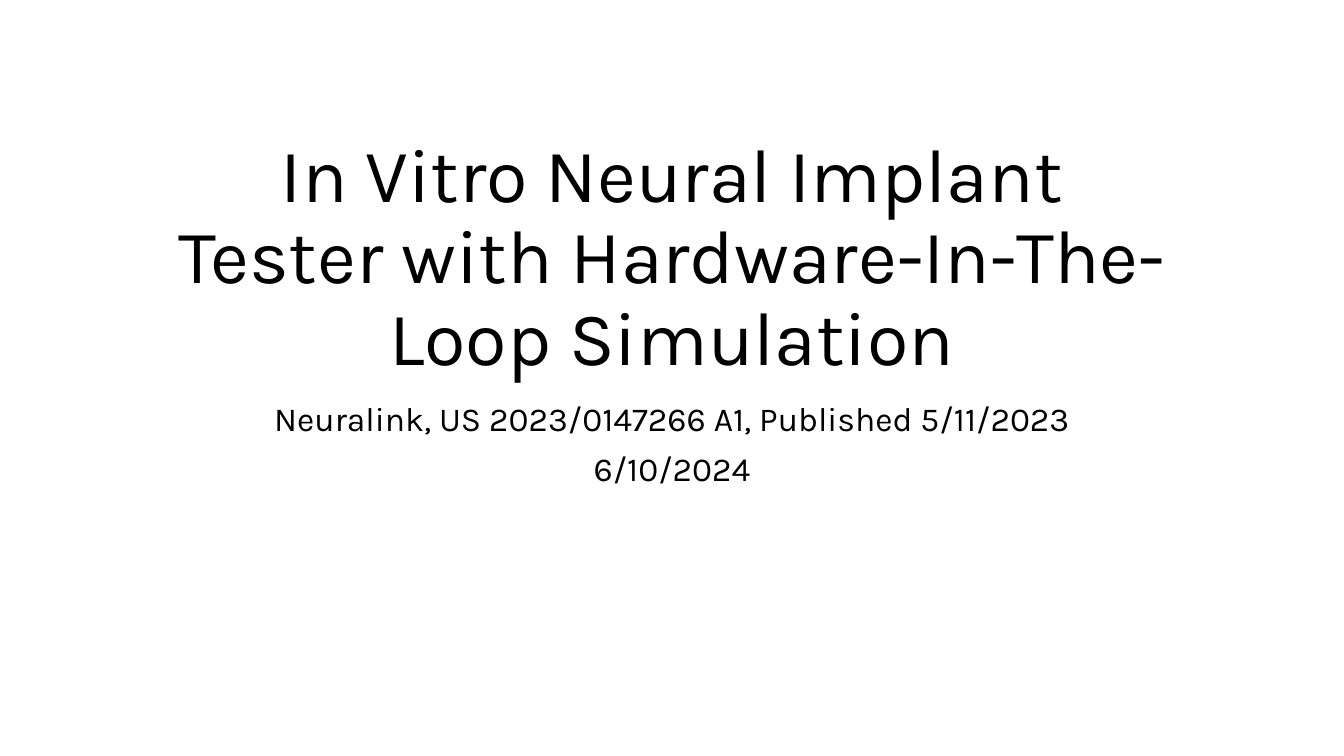
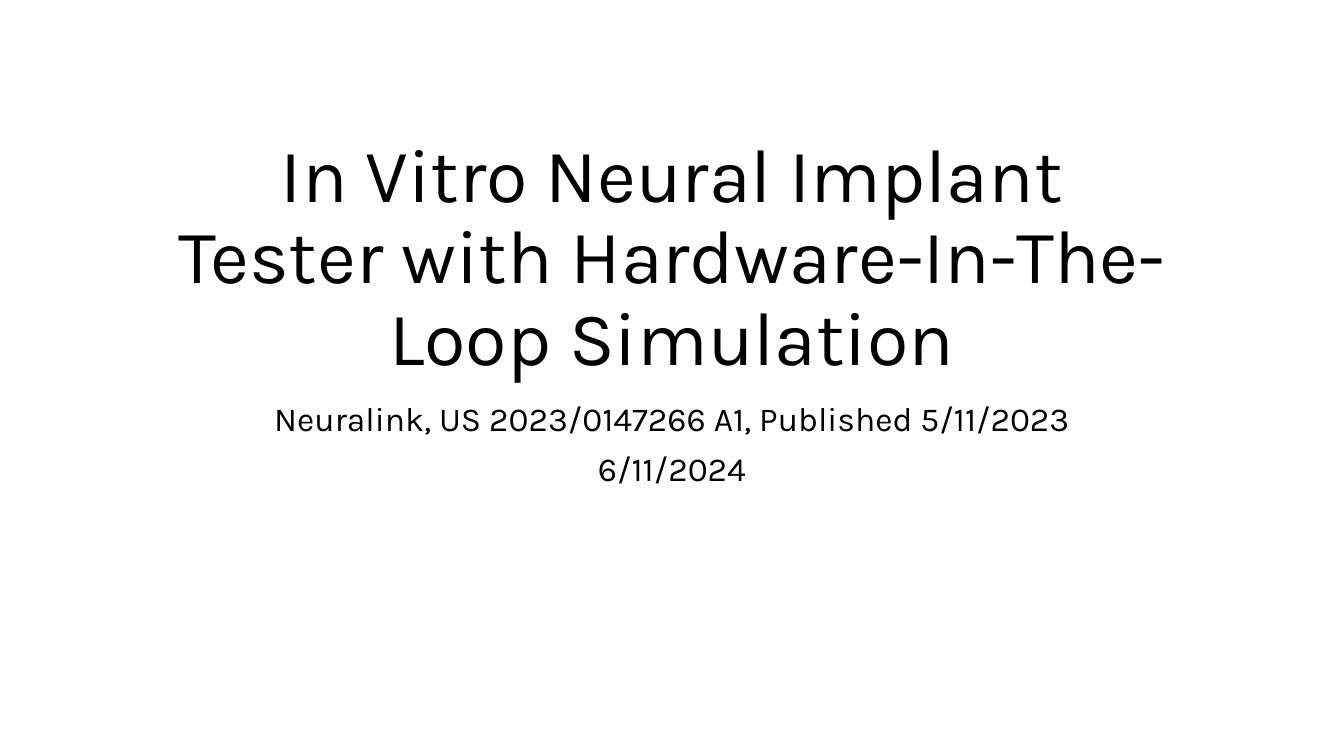
Before and after one commit to michaela10c/neuralink-patents, a slide deck: slide 1 of In Vitro Neural Implant Tester with Hardware-In-The-Loop Simulation/In Vitro Neural Implant Tester with Hardware-In-The-Loop Simulation.pptx. Drawn at 1344x756 pixels with LibreOffice and Linux fonts; fonts in the diff are those of the drawing. Boxes give left, top, right and bottom in pixels: in the first picture for what was removed or moved away, otherwise in the second. Text is boxed around its words. In the diff, an @@ line names an element or a change of style, - is before the commit and + after.

```diff
--- a/In Vitro Neural Implant Tester with Hardware-In-The-Loop Simulation/In Vitro Neural Implant Tester with Hardware-In-The-Loop Simulation.pptx
+++ b/In Vitro Neural Implant Tester with Hardware-In-The-Loop Simulation/In Vitro Neural Implant Tester with Hardware-In-The-Loop Simulation.pptx
@@ subtitle at (x1=598, y1=456, x2=746, y2=484): text changed @@
-6/10/2024
+6/11/2024
```
